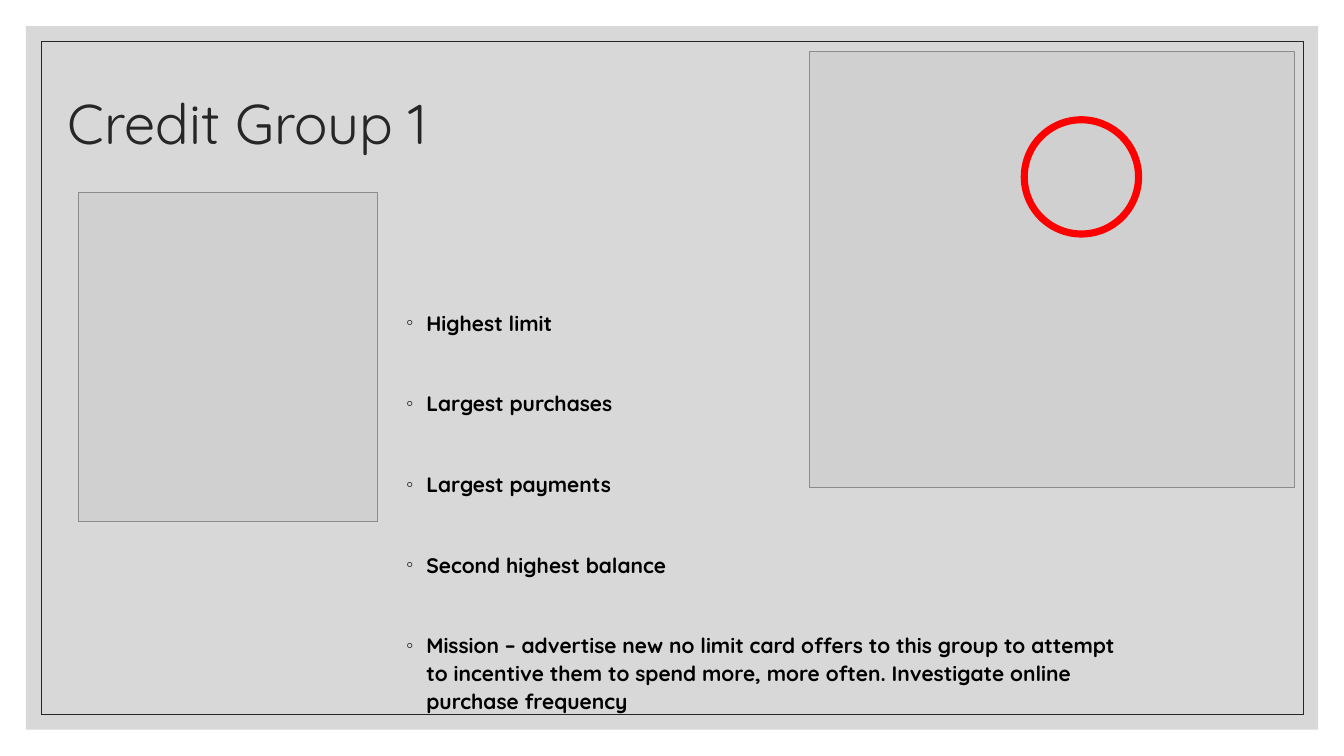
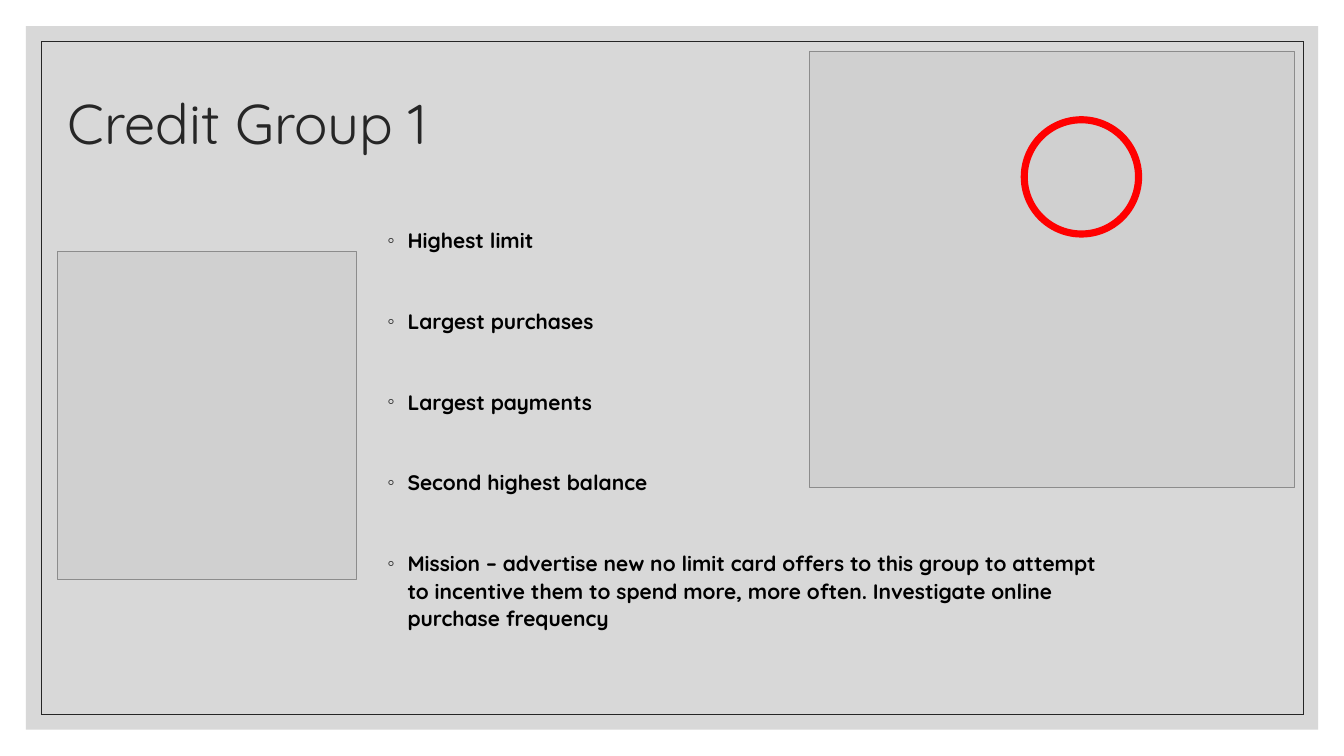
Before and after one commit to ssimmons9212/FedEX, a slide deck: slide 5 of Presentation/Fedex interview Round 2.pptx. Drawn at 1344x756 pixels with LibreOffice and Linux fonts; fonts in the diff are those of the drawing; grey boxes stand for pictures. Boxes give left, top, right and bottom in pixels: in the first picture for what was removed or moved away, otherwise in the second. Text is boxed around its words. In the diff, an @@ line names an element or a change of style, - is before the commit and + after.

```diff
--- a/Presentation/Fedex interview Round 2.pptx
+++ b/Presentation/Fedex interview Round 2.pptx
@@ text "Highest limit": place and size @@
-text "Highest limit" at (426, 315, 1114, 713)
+text "Highest limit" at (408, 232, 1095, 630)
@@ picture: place and size @@
-picture at (79, 193, 378, 521)
+picture at (57, 252, 357, 581)
```
Also in this commit, not shown: 2 other slides changed, 2 slides added, 1 other file.
